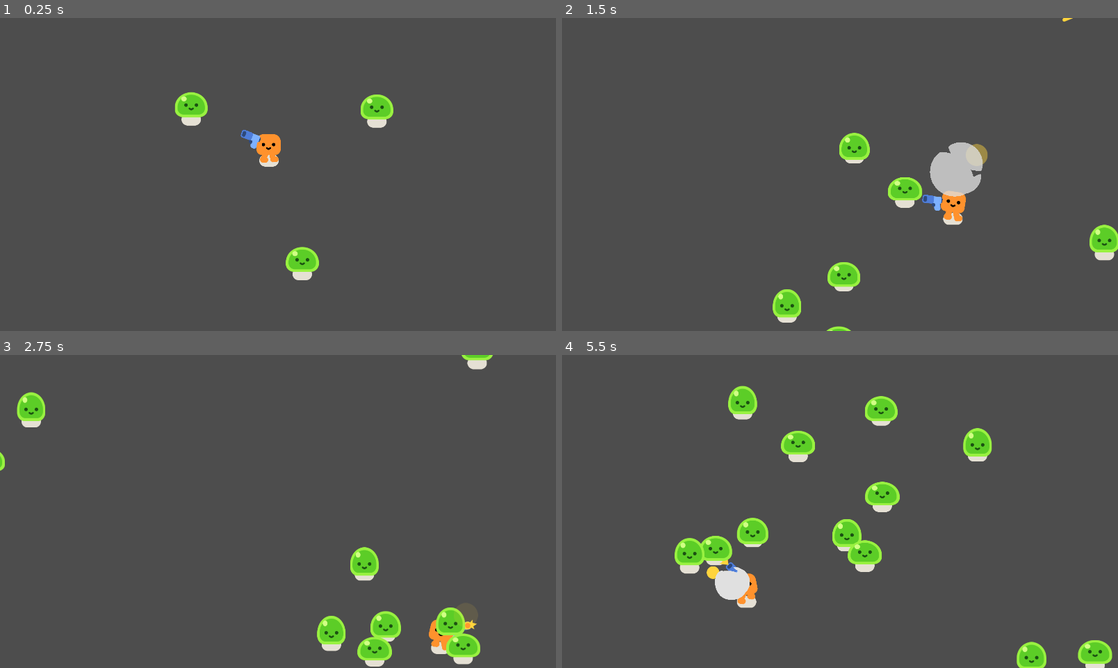
Above: before the commit, frames 1-4 (two rows, left to right).
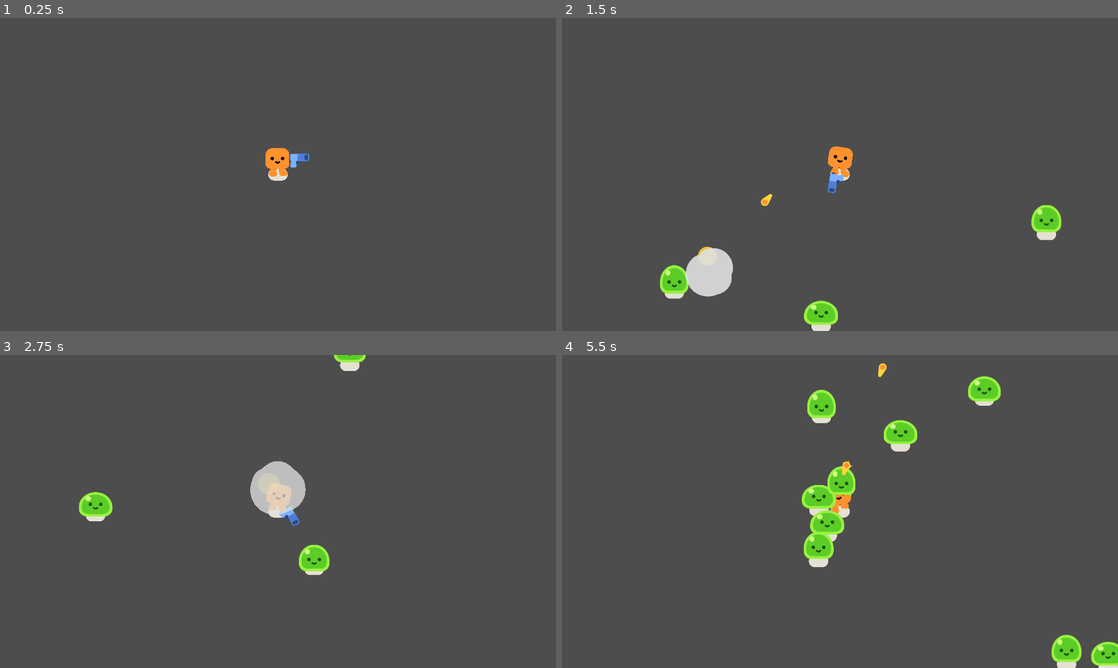
Above: after the commit, the same moments.

Repository: Technostalgic/csci4140-hw2
Game: Godot game, scene res://Game.tscn
Two runs of this game, one before a commit and one after it. Both use one fixed random seed, a clock stepped at 60 frames per second and the inputs below.
Inputs:
- Up to frame 1 (0.25 s): no input
- Up to frame 2 (1.5 s): hold D (move_right) 0.53-1.28 s; hold S (move_down) from 1.28 s (still down)
- Up to frame 3 (2.75 s): release S (move_down) at 2.03 s; hold D (move_right) from 2.03 s (still down)
- Up to frame 4 (5.5 s): release D (move_right) at 2.78 s; hold W (move_up) 2.78-3.53 s; hold A (move_left) 3.53-5.03 s; hold S (move_down) from 5.03 s (still down)

The runs differ from the first frame. In frame 1, 2.2% of the frame differs, in the area x 31-71%, y 23-84%; in frame 2, 7.0%; in frame 3, 6.1%; in frame 4, 9.9%, in the area x 20-100%, y 2-100%.

Commit message:
remove test mobs

Diff:
--- a/Game.tscn
+++ b/Game.tscn
@@ -14,25 +14,19 @@
 y_sort_enabled = true
 script = ExtResource("1_xkndl")
 hero = NodePath("Hero")
-slime_spawner = NodePath("SpawnPath/PathSpawner")
+slime_spawner = NodePath("Hero/Camera2D/SpawnPath/PathSpawner")
 slime_scene = ExtResource("3_u44n3")
 
 [node name="Hero" parent="." unique_id=1506529082 instance=ExtResource("1_wbfu4")]
 position = Vector2(929, 492)
 
-[node name="Mob" parent="." unique_id=1795532236 instance=ExtResource("3_u44n3")]
-position = Vector2(1372, 332)
+[node name="Camera2D" type="Camera2D" parent="Hero" unique_id=1658956134]
 
-[node name="Mob2" parent="." unique_id=1573666717 instance=ExtResource("3_u44n3")]
-position = Vector2(1065, 956)
-
-[node name="Mob3" parent="." unique_id=707873532 instance=ExtResource("3_u44n3")]
-position = Vector2(594, 315)
-
-[node name="SpawnPath" type="Path2D" parent="." unique_id=1335888819]
+[node name="SpawnPath" type="Path2D" parent="Hero/Camera2D" unique_id=1335888819]
+position = Vector2(-929, -492)
 curve = SubResource("Curve2D_u44n3")
 
-[node name="PathSpawner" type="PathFollow2D" parent="SpawnPath" unique_id=1370164637]
+[node name="PathSpawner" type="PathFollow2D" parent="Hero/Camera2D/SpawnPath" unique_id=1370164637]
 position = Vector2(-135, -160)
 rotates = false
 cubic_interp = false
